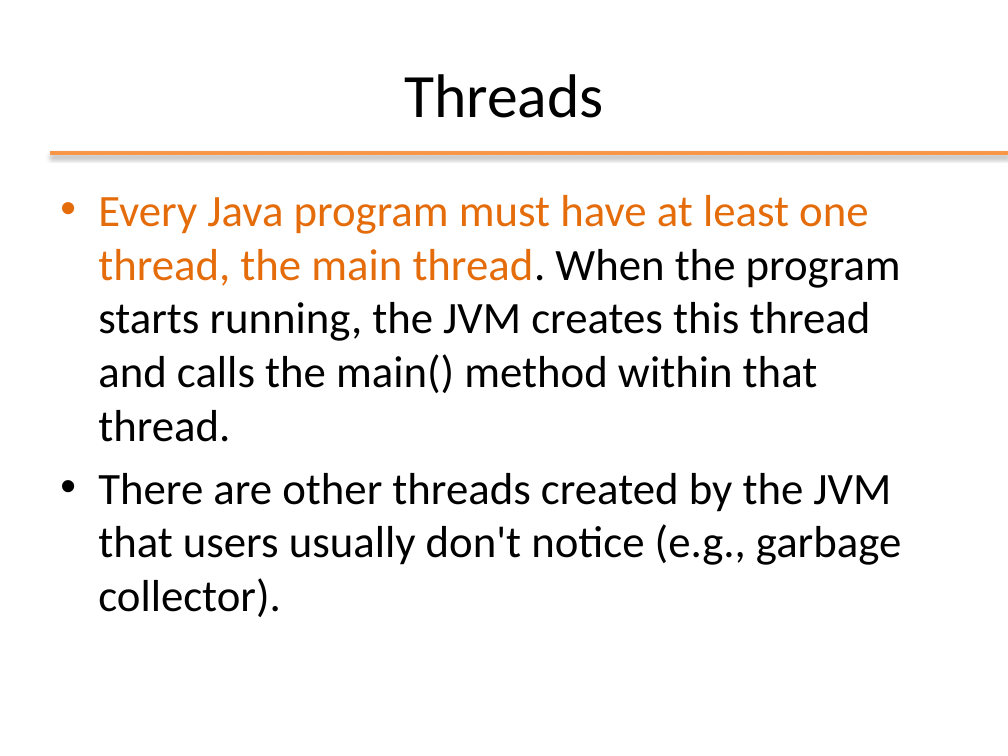
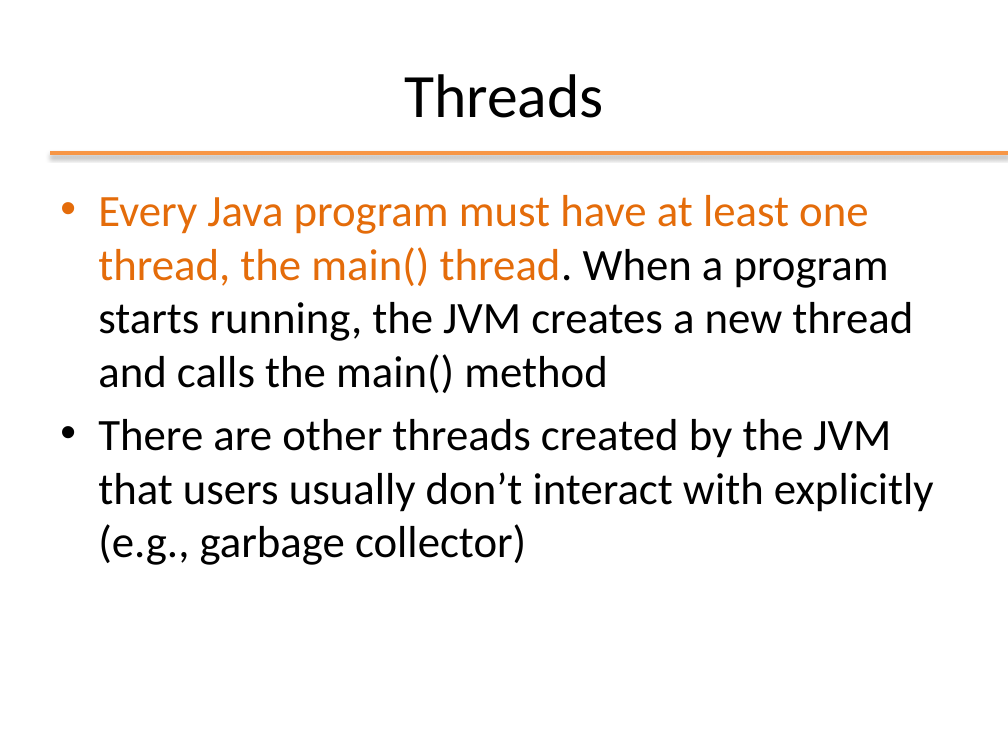
Before and after one commit to Andrea99-beep/ooprogramming, a slide deck: slide 4 of slides/ppt/11_Threads.pptx (slide 6 before the commit). Drawn at 1008x756 pixels with LibreOffice and Linux fonts; fonts in the diff are those of the drawing; background and template pictures are left out. Boxes give left, top, right and bottom in pixels: in the first picture for what was removed or moved away, otherwise in the second. Text is boxed around its words. In the diff, an @@ line names an element or a change of style, - is before the commit and + after.

```diff
--- a/slides/ppt/11_Threads.pptx
+++ b/slides/ppt/11_Threads.pptx
@@ text at <box>98,195,934,565</box>: text changed @@
-• Every Java program must have at least one thread, the main thread. When the program starts running, the JVM creates this thread and calls the main() method within that thread.
-• There are other threads created by the JVM that users usually don't notice (e.g., garbage collector).
+• Every Java program must have at least one thread, the main() thread. When a program starts running, the JVM creates a new thread and calls the main() method
+• There are other threads created by the JVM that users usually don’t interact with explicitly (e.g., garbage collector)
```
Also in this commit, not shown: 28 other slides changed, 1 slide added, 1 slide removed, 6 other files.
